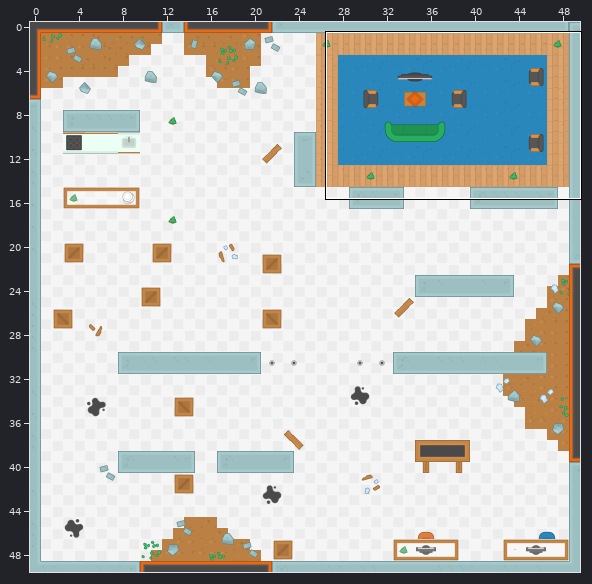
Tiled map (JSON): Brainstein/assets/tilemaps/laboratorio.json. Above, an overview of the earlier version with the close-up marked.
Close-up. First the earlier version:
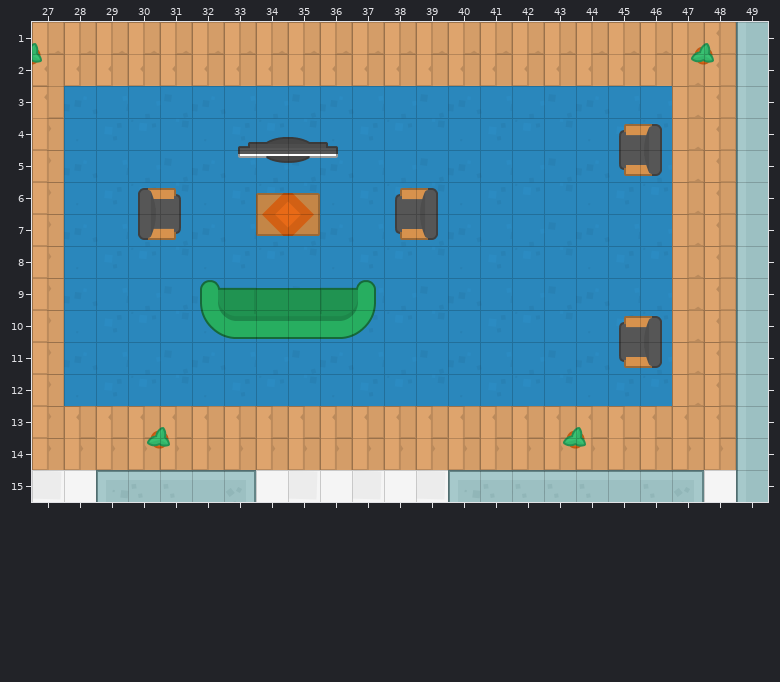
Cells are 64x64 px. Shown: x 27..49, y 1..15. The commit also changed other parts of the map, which this record leaves out.
After the commit:
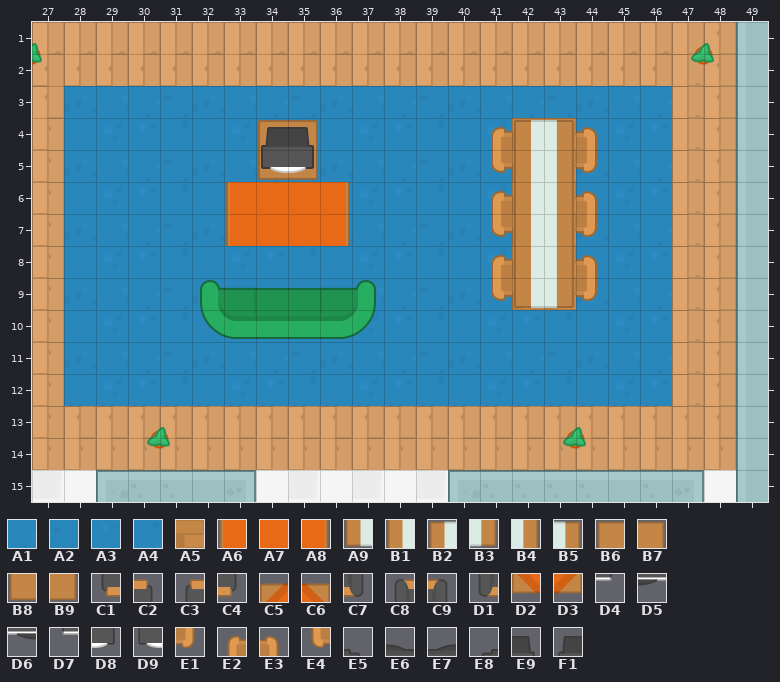
Key: from "tilesheet_complete_2X": A1 36, A2 37, A3 90, A4 91, A5 140, A6 210, A7 211, A8 213, A9 1668 turned 270, B1 1669 turned 270, B2 1673 turned 270, B3 1722 turned 270, B4 1723 turned 270, B5 1727 turned 270, B6 1774, B7 1775, B8 1828, B9 1829, C1 1980 turned 270, C2 1980 turned 90, C3 1981 turned 270, C4 1981 turned 90, C5 1992, C6 1993, C7 2034 turned 270, C8 2034 turned 90, C9 2035 turned 270, D1 2035 turned 90, D2 2046, D3 2047, D4 2088 turned 180, D5 2089 turned 180, D6 2090 turned 180, D7 2091 turned 180, D8 2096 turned 180, D9 2097 turned 180, E1 2136 turned 270, E2 2136 turned 90, E3 2137 turned 270, E4 2137 turned 90, E5 2142 turned 180, E6 2143 turned 180, E7 2144 turned 180, E8 2145 turned 180, E9 2150 turned 180, F1 2151 turned 180.
__ is an empty cell.
The edit:
Layer "backgroundLayer":
Tile A5 replaces tile A1 in row 5 at x 42; in row 7 at x 42; in row 9 at x 42.
Tile A5 replaces tile A2 in row 5 at x 43; in row 7 at x 43; in row 9 at x 43.
Tile A5 replaces tile A3 in row 4 at x 42; in row 6 at x 42; in row 8 at x 42.
Tile A5 replaces tile A4 in row 4 at x 43; in row 6 at x 43; in row 8 at x 43.
Layer "backgroundLayer2":
Tile A6 is added in rows 6 to 7 at x 33.
Tile A7 is added in rows 6 to 7 at x 34 to 35.
Tile A8 is added in rows 6 to 7 at x 36.
Tile B6 is added in row 4 at x 34.
Tile B7 is added in row 4 at x 35.
Tile B8 is added in row 5 at x 34.
Tile B9 is added in row 5 at x 35.
Tile E1 is added in row 5 at x 44; in row 7 at x 44; in row 9 at x 44.
Tile E2 is added in row 4 at x 41; in row 6 at x 41; in row 8 at x 41.
Tile E3 is added in row 4 at x 44; in row 6 at x 44; in row 8 at x 44.
Tile E4 is added in row 5 at x 41; in row 7 at x 41; in row 9 at x 41.
Layer "collisionLayer":
Tile A9 is added in row 9 at x 42.
Tile B1 is added in rows 5 to 8 at x 42.
Tile B2 is added in row 4 at x 42.
Tile B3 is added in row 9 at x 43.
Tile B4 is added in rows 5 to 8 at x 43.
Tile B5 is added in row 4 at x 43.
Tile D8 replaces tile D5 in row 5 at x 35.
Tile D9 replaces tile D6 in row 5 at x 34.
Tile E9 replaces tile E6 in row 4 at x 35.
Tile F1 replaces tile E7 in row 4 at x 34.
The edit erases tile C1 in row 5 at x 45; in row 7 at x 38; in row 11 at x 45.
The edit erases tile C2 in row 6 at x 31.
The edit erases tile C3 in row 4 at x 45; in row 6 at x 38; in row 10 at x 45.
The edit erases tile C4 in row 7 at x 31.
The edit erases tile C5 in row 6 at x 34.
The edit erases tile C6 in row 6 at x 35.
The edit erases tile C7 in row 5 at x 46; in row 7 at x 39; in row 11 at x 46.
The edit erases tile C8 in row 6 at x 30.
The edit erases tile C9 in row 4 at x 46; in row 6 at x 39; in row 10 at x 46.
The edit erases tile D1 in row 7 at x 30.
The edit erases tile D2 in row 7 at x 34.
The edit erases tile D3 in row 7 at x 35.
The edit erases tile D4 in row 5 at x 36.
The edit erases tile D7 in row 5 at x 33.
The edit erases tile E5 in row 4 at x 36.
The edit erases tile E8 in row 4 at x 33.
Changed places in both close-ups, as pixel boxes (x1, y1, x2, y2):
changed: (226, 120, 350, 246)
changed: (491, 118, 662, 368)
removed: (138, 188, 181, 240)
removed: (395, 188, 438, 240)
